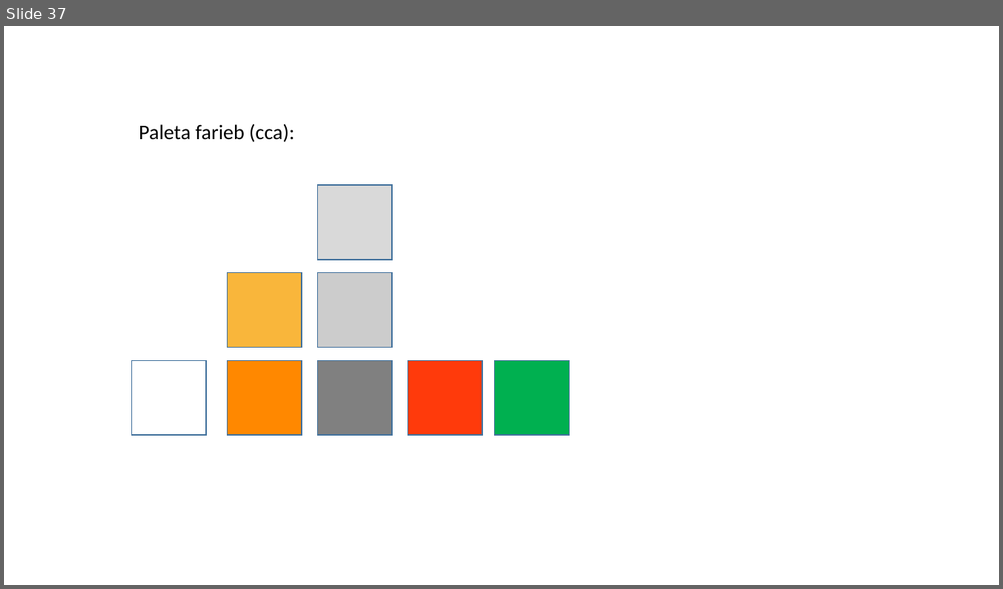
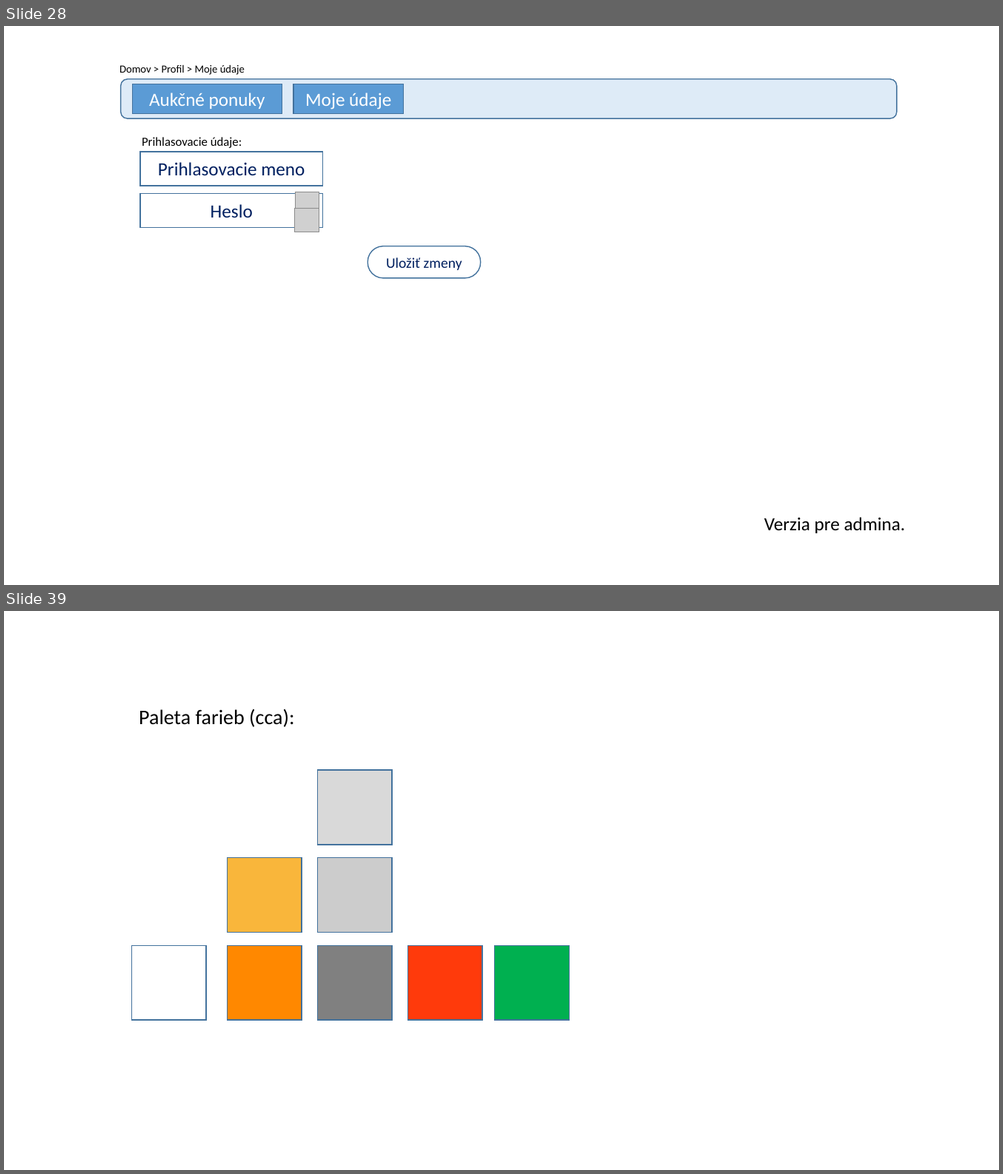
Before and after one commit to milantru/ServIS, a slide deck: docs/B-Servis WebApp UI koncept.pptx. Shown one above the other, each under a label of ours: slide 37 before the commit, slides 28 and 39 after it; the slides between them are not shown. The pictures are 1003x589 and 1003x1174 pixels, drawn with LibreOffice and Linux fonts; fonts in the diff are those of the drawing; grey boxes stand for pictures. Boxes give left, top, right and bottom in pixels: in the first picture for what was removed or moved away, otherwise in the second. Text is boxed around its words. In the diff, an @@ line names an element or a change of style, - is before the commit and + after.

```diff
--- a/docs/B-Servis WebApp UI koncept.pptx
+++ b/docs/B-Servis WebApp UI koncept.pptx
@@ slide 28 added at (4,26,999,585), background #FFFFFF @@
@@ text added at (119,64,244,75), 10.5 pt, text #000000 @@
+Domov > Profil > Moje údaje
@@ rounded rectangle added at (120,79,896,118), fill #DEEBF7, outline #43739E 1 pt @@
@@ rectangle added at (132,84,282,114), fill #5B9BD5, outline #43739E 1 pt, 18 pt, text #FFFFFF @@
+Aukčné ponuky
@@ rectangle added at (293,84,403,114), fill #5B9BD5, outline #43739E 1 pt, 18 pt, text #FFFFFF @@
+Moje údaje
@@ rectangle added at (141,152,324,187), fill #FFFFFF, outline #43739E 1 pt, 18 pt, text #002060 @@
+Prihlasovacie meno
@@ text added at (142,137,242,148), 12 pt, text #000000 @@
+Prihlasovacie údaje:
@@ rectangle added at (141,194,324,228), fill #FFFFFF, outline #43739E 1 pt, 18 pt, text #002060 @@
+Heslo
@@ picture added at (296,192,318,215) @@
@@ picture added at (294,208,318,232) @@
@@ rounded rectangle added at (367,246,480,278), fill #FFFFFF, outline #43739E 1 pt, 14 pt, text #002060 @@
+Uložiť zmeny
@@ text added at (764,517,905,534), 18 pt, text #000000 @@
+Verzia pre admina.
@@ what was slide 37 is now slide 39 @@
```
Also in this commit, not shown: 22 slides changed, 1 other slide added, 2 other files.
